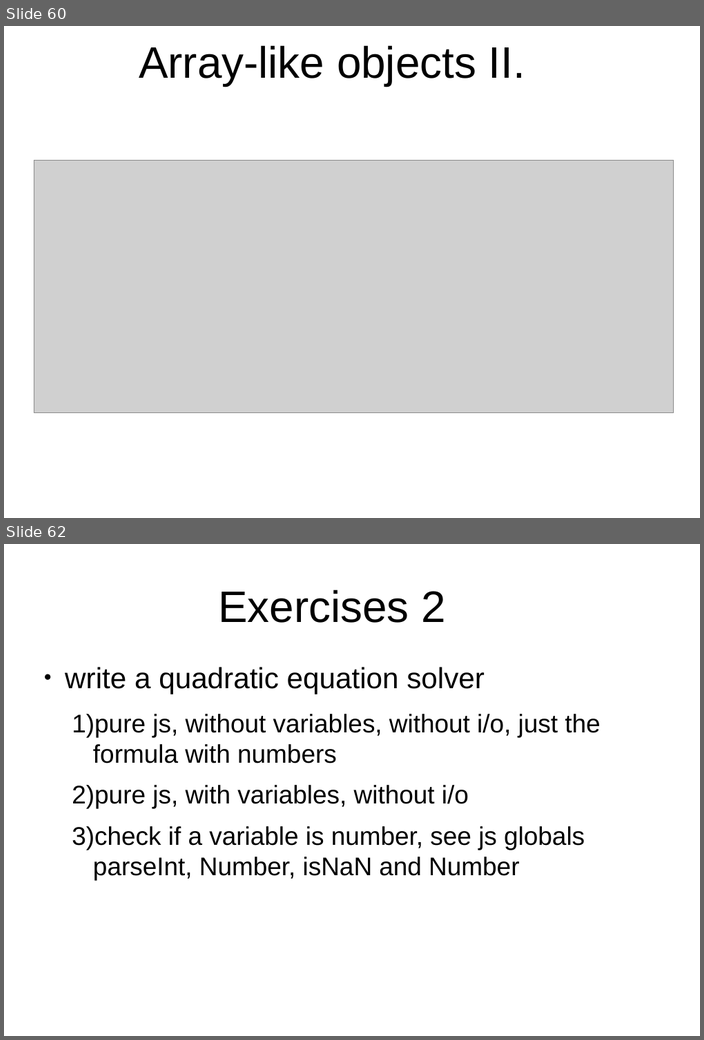
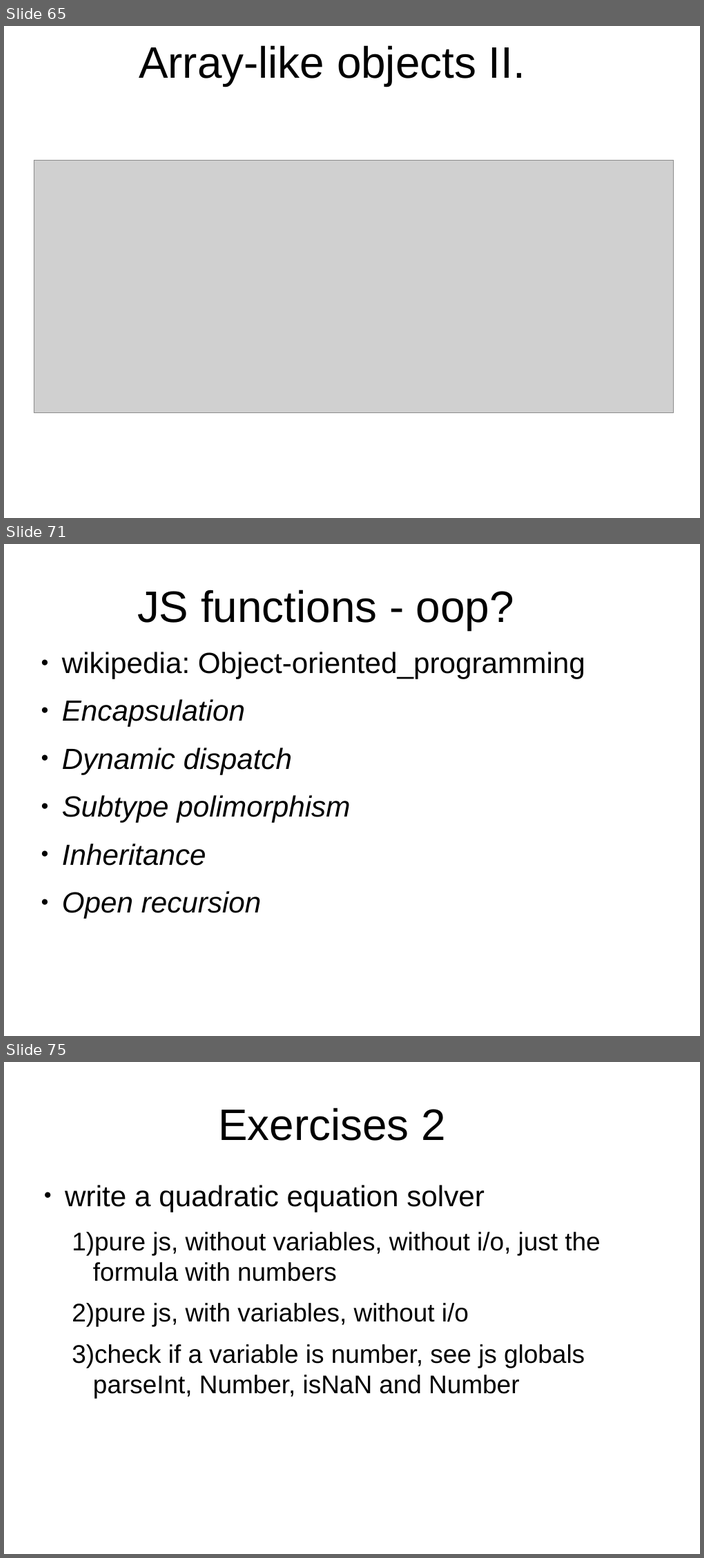
Before and after one commit to peterborkuti/other, a slide deck: JavaScriptBasics/jsbasics-slide.odp. Shown one above the other, each under a label of ours: slides 60 and 62 before the commit, slides 65, 71 and 75 after it; the slides between them are not shown. The pictures are 704x1040 and 704x1558 pixels, drawn with LibreOffice and Linux fonts; fonts in the diff are those of the drawing; grey boxes stand for pictures; background and template pictures are left out. Boxes give left, top, right and bottom in pixels: in the first picture for what was removed or moved away, otherwise in the second. Text is boxed around its words. In the diff, an @@ line names an element or a change of style, - is before the commit and + after.

```diff
--- a/JavaScriptBasics/jsbasics-slide.odp
+++ b/JavaScriptBasics/jsbasics-slide.odp
@@ slide 71 added at (4,544,700,1036), background #FFFFFF @@
@@ title added at (137,590,514,630), 53.3 pt, text #000000 @@
+JS functions - oop?
@@ text added at (62,652,585,918), 35.3 pt, text #000000, italic @@
+● wikipedia: Object-oriented_programming
+● Encapsulation
+● Dynamic dispatch
+● Subtype polimorphism
+● Inheritance
+● Open recursion
@@ what was slide 60 is now slide 65 @@
@@ what was slide 62 is now slide 75 @@
```
Also in this commit, not shown: 13 other slides added, 1 slide removed, 4 other files.
